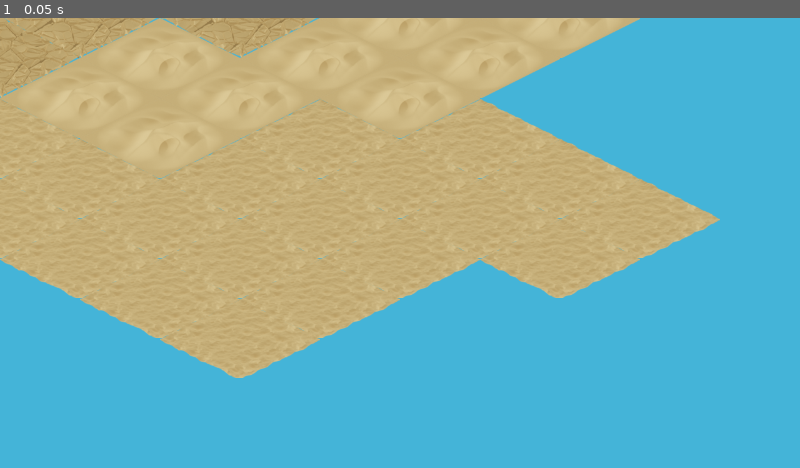
Above: before the commit, frame 1.
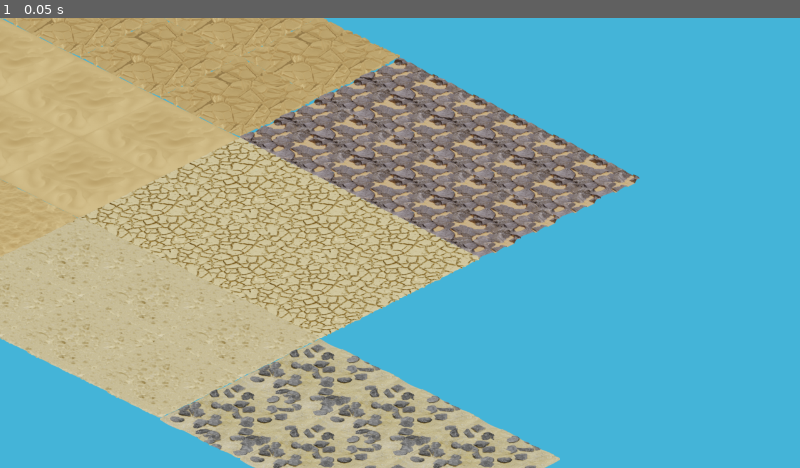
Above: after the commit, the same moment.

Repository: lorentzo/jagoda-jam
Game: Godot game, scene res://Assets/Tiles/BaseIslandTiles/BaseIslandTiles.tscn
Same seed, same stepped clock (60 frames per second), same inputs: the game is played once before the commit and once after it. This scene is started directly instead of the project's main scene.
Inputs:
- Up to frame 1 (0.05 s): no input

The runs differ from the first frame. In frame 1, 43% of the frame differs, in the area x 0-90%, y 0-100%.

Commit message:
updating existing sand tiles and adding new. Adding readme for each tile

Diff:
--- a/jagoda/Assets/Tiles/BaseIslandTiles/BaseIslandTileMap.tres
+++ b/jagoda/Assets/Tiles/BaseIslandTiles/BaseIslandTileMap.tres
@@ -1,27 +1,64 @@
-[gd_resource type="TileSet" load_steps=7 format=3 uid="uid://dmq0717soltvq"]
+[gd_resource type="TileSet" load_steps=15 format=3 uid="uid://dmq0717soltvq"]
 
-[ext_resource type="Texture2D" uid="uid://biuvncucns24w" path="res://Assets/Tiles/BaseIslandTiles/Textures/sand1.png" id="1_02j5h"]
-[ext_resource type="Texture2D" uid="uid://d2vxgblof77gg" path="res://Assets/Tiles/BaseIslandTiles/Textures/sand2.png" id="2_sgknp"]
-[ext_resource type="Texture2D" uid="uid://7n8842i6ome" path="res://Assets/Tiles/BaseIslandTiles/Textures/sand3.png" id="3_yqtlw"]
+[ext_resource type="Texture2D" uid="uid://c6tyfxx1chcwp" path="res://Assets/Tiles/BaseIslandTiles/Textures/sand1.png" id="1_8hf8a"]
+[ext_resource type="Texture2D" uid="uid://dri24sx8copk8" path="res://Assets/Tiles/BaseIslandTiles/Textures/sand2.png" id="2_w3cwr"]
+[ext_resource type="Texture2D" uid="uid://bq5l45qgr0gf0" path="res://Assets/Tiles/BaseIslandTiles/Textures/sand3.png" id="3_g1434"]
+[ext_resource type="Texture2D" uid="uid://mrmonqw1tyy4" path="res://Assets/Tiles/BaseIslandTiles/Textures/sand4.png" id="4_lis2v"]
+[ext_resource type="Texture2D" uid="uid://chpsmcfacb8ti" path="res://Assets/Tiles/BaseIslandTiles/Textures/sand5.png" id="5_pgim5"]
+[ext_resource type="Texture2D" uid="uid://tm16d484p8op" path="res://Assets/Tiles/BaseIslandTiles/Textures/sand6.png" id="6_k88yj"]
+[ext_resource type="Texture2D" uid="uid://dy5qwbhbcmcyh" path="res://Assets/Tiles/BaseIslandTiles/Textures/sand7.png" id="7_setfn"]
 
-[sub_resource type="TileSetAtlasSource" id="TileSetAtlasSource_stktj"]
-texture = ExtResource("1_02j5h")
+[sub_resource type="TileSetAtlasSource" id="TileSetAtlasSource_0yo0j"]
+resource_name = "sand1"
+texture = ExtResource("1_8hf8a")
 texture_region_size = Vector2i(256, 256)
-use_texture_padding = false
 0:0/0 = 0
 0:0/0/physics_layer_0/linear_velocity = Vector2(0, 0)
 0:0/0/physics_layer_0/angular_velocity = 0.0
 
-[sub_resource type="TileSetAtlasSource" id="TileSetAtlasSource_25bp6"]
-texture = ExtResource("2_sgknp")
+[sub_resource type="TileSetAtlasSource" id="TileSetAtlasSource_fhmes"]
+resource_name = "sand2"
+texture = ExtResource("2_w3cwr")
 texture_region_size = Vector2i(256, 256)
-use_texture_padding = false
 0:0/0 = 0
 0:0/0/physics_layer_0/linear_velocity = Vector2(0, 0)
 0:0/0/physics_layer_0/angular_velocity = 0.0
 
-[sub_resource type="TileSetAtlasSource" id="TileSetAtlasSource_3q73a"]
-texture = ExtResource("3_yqtlw")
+[sub_resource type="TileSetAtlasSource" id="TileSetAtlasSource_h664s"]
+resource_name = "sand3"
+texture = ExtResource("3_g1434")
+texture_region_size = Vector2i(256, 256)
+0:0/0 = 0
+0:0/0/physics_layer_0/linear_velocity = Vector2(0, 0)
+0:0/0/physics_layer_0/angular_velocity = 0.0
+
+[sub_resource type="TileSetAtlasSource" id="TileSetAtlasSource_8kwwc"]
+resource_name = "sand4"
+texture = ExtResource("4_lis2v")
+texture_region_size = Vector2i(256, 256)
+0:0/0 = 0
+0:0/0/physics_layer_0/linear_velocity = Vector2(0, 0)
+0:0/0/physics_layer_0/angular_velocity = 0.0
+
+[sub_resource type="TileSetAtlasSource" id="TileSetAtlasSource_60p5r"]
+resource_name = "sand5"
+texture = ExtResource("5_pgim5")
+texture_region_size = Vector2i(256, 256)
+0:0/0 = 0
+0:0/0/physics_layer_0/linear_velocity = Vector2(0, 0)
+0:0/0/physics_layer_0/angular_velocity = 0.0
+
+[sub_resource type="TileSetAtlasSource" id="TileSetAtlasSource_6c4p6"]
+resource_name = "sand6"
+texture = ExtResource("6_k88yj")
+texture_region_size = Vector2i(256, 256)
+0:0/0 = 0
+0:0/0/physics_layer_0/linear_velocity = Vector2(0, 0)
+0:0/0/physics_layer_0/angular_velocity = 0.0
+
+[sub_resource type="TileSetAtlasSource" id="TileSetAtlasSource_wxxo4"]
+resource_name = "sand7"
+texture = ExtResource("7_setfn")
 texture_region_size = Vector2i(256, 256)
 0:0/0 = 0
 0:0/0/physics_layer_0/linear_velocity = Vector2(0, 0)
@@ -32,6 +69,10 @@
 tile_size = Vector2i(256, 128)
 occlusion_layer_0/light_mask = 1
 physics_layer_0/collision_layer = 1
-sources/1 = SubResource("TileSetAtlasSource_stktj")
-sources/2 = SubResource("TileSetAtlasSource_25bp6")
-sources/3 = SubResource("TileSetAtlasSource_3q73a")
+sources/0 = SubResource("TileSetAtlasSource_0yo0j")
+sources/1 = SubResource("TileSetAtlasSource_fhmes")
+sources/2 = SubResource("TileSetAtlasSource_h664s")
+sources/3 = SubResource("TileSetAtlasSource_8kwwc")
+sources/4 = SubResource("TileSetAtlasSource_60p5r")
+sources/5 = SubResource("TileSetAtlasSource_6c4p6")
+sources/6 = SubResource("TileSetAtlasSource_wxxo4")
--- a/jagoda/Assets/Tiles/BaseIslandTiles/BaseIslandTiles.tscn
+++ b/jagoda/Assets/Tiles/BaseIslandTiles/BaseIslandTiles.tscn
@@ -9,4 +9,4 @@
 tile_set = ExtResource("1_rrheu")
 format = 2
 layer_0/y_sort_enabled = true
-layer_0/tile_data = PackedInt32Array(-131072, 1, 0, -196608, 1, 0, -131073, 1, 0, -1, 1, 0, -262144, 1, 0, -131071, 1, 0, -65536, 2, 0, 0, 2, 0, 65536, 2, 0, 1, 2, 0, -65535, 2, 0, -131070, 2, 0, -196607, 2, 0, 2, 2, 0, -65534, 2, 0, -131069, 2, 0, -196606, 2, 0, 65537, 3, 0, 131073, 3, 0, 196609, 3, 0, 131074, 3, 0, 196610, 3, 0, 262146, 3, 0, 327681, 3, 0, 327680, 3, 0, 262144, 3, 0, 196608, 3, 0, 393217, 3, 0, 262143, 3, 0, 196607, 3, 0, 131071, 3, 0, 262145, 3, 0, 131072, 3, 0, 262147, 3, 0, 196611, 3, 0, 65538, 3, 0, 131075, 3, 0)
+layer_0/tile_data = PackedInt32Array(-131072, 0, 0, -65536, 0, 0, 1, 0, 0, -65535, 0, 0, -131071, 0, 0, -196608, 0, 0, -1, 1, 0, 0, 1, 0, 65536, 1, 0, 65535, 1, 0, 131071, 1, 0, 131072, 1, 0, 131070, 2, 0, 196607, 2, 0, 262143, 2, 0, 196606, 2, 0, 262142, 2, 0, 327679, 2, 0, 393215, 3, 0, 393216, 3, 0, 458752, 3, 0, 262144, 3, 0, 327680, 3, 0, 393217, 3, 0, 196608, 4, 0, 262145, 4, 0, 327681, 4, 0, 131073, 4, 0, 196609, 4, 0, 262146, 4, 0, 65537, 5, 0, 131074, 5, 0, 196610, 5, 0, 2, 5, 0, 65538, 5, 0, 131075, 5, 0, 524289, 6, 0, 589825, 6, 0, 655362, 6, 0, 458753, 6, 0, 524290, 6, 0, 589826, 6, 0)
Binary file changed: jagoda/Assets/Tiles/BaseIslandTiles/Textures/sand1.png
Not shown, changed: jagoda/Assets/Tiles/BaseIslandTiles/Textures/sand1.png.import
Binary file changed: jagoda/Assets/Tiles/BaseIslandTiles/Textures/sand2.png
Not shown, changed: jagoda/Assets/Tiles/BaseIslandTiles/Textures/sand2.png.import
Binary file changed: jagoda/Assets/Tiles/BaseIslandTiles/Textures/sand3.png
Not shown, changed: jagoda/Assets/Tiles/BaseIslandTiles/Textures/sand3.png.import
Binary file added: jagoda/Assets/Tiles/BaseIslandTiles/Textures/sand4.png
Not shown, added: jagoda/Assets/Tiles/BaseIslandTiles/Textures/sand4.png.import
Binary file added: jagoda/Assets/Tiles/BaseIslandTiles/Textures/sand5.png
Not shown, added: jagoda/Assets/Tiles/BaseIslandTiles/Textures/sand5.png.import
Binary file added: jagoda/Assets/Tiles/BaseIslandTiles/Textures/sand6.png
Not shown, added: jagoda/Assets/Tiles/BaseIslandTiles/Textures/sand6.png.import
(and 41 more such lines)
